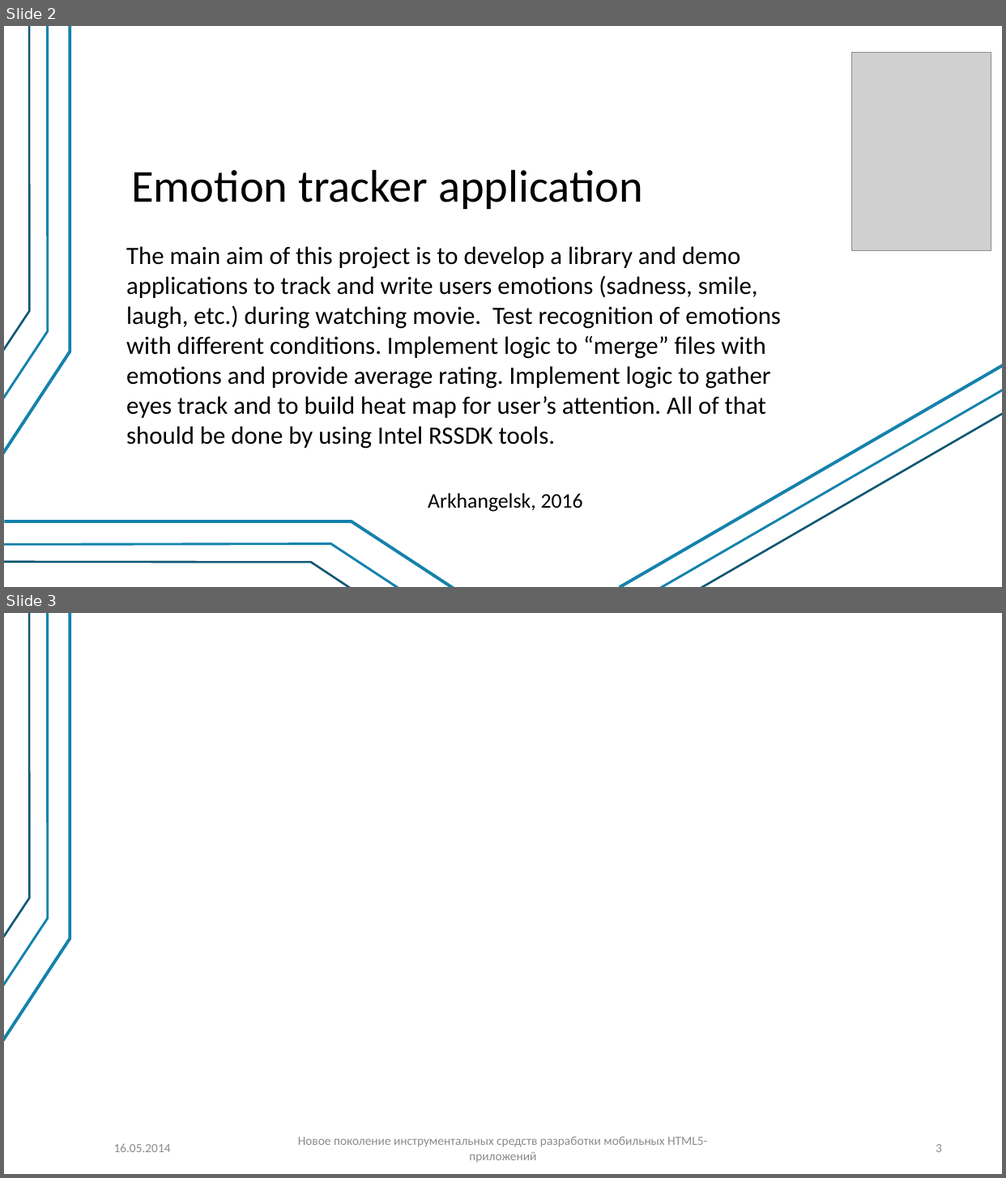
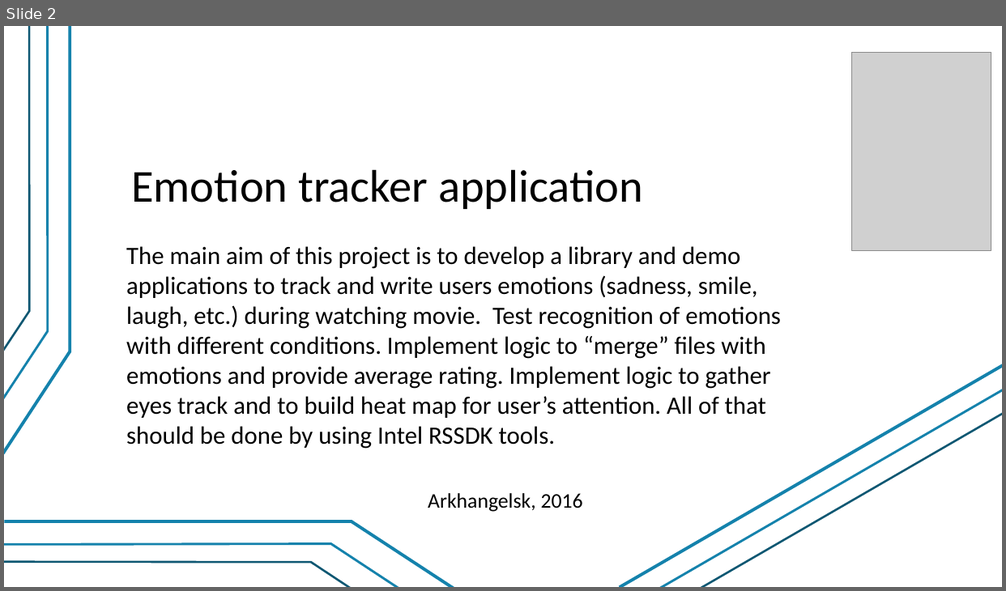
Before and after one commit to valber-8/emotracker, a slide deck: EmotionsTracker.pptx. Shown one above the other, each under a label of ours: slides 2 and 3 before the commit, slide 2 after it. The pictures are 1006x1178 and 1006x591 pixels, drawn with LibreOffice and Linux fonts; fonts in the diff are those of the drawing; grey boxes stand for pictures. Boxes give left, top, right and bottom in pixels: in the first picture for what was removed or moved away, otherwise in the second. Text is boxed around its words. In the diff, an @@ line names an element or a change of style, - is before the commit and + after.

```diff
--- a/EmotionsTracker.pptx
+++ b/EmotionsTracker.pptx
@@ slide 3 removed at (4,613,1002,1174), background #FFFFFF; not listed: 3 template elements that a slide beside it also shows @@
@@ text removed at (114,1144,171,1152) @@
-16.05.2014
@@ text removed at (298,1136,707,1162) @@
-Новое поколение инструментальных средств разработки мобильных HTML5-приложений
@@ page number removed at (936,1144,942,1152) @@
-3
```
Also in this commit, not shown: 14 slides added, 23 other files.
